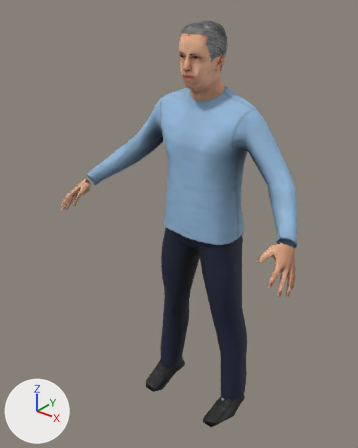
What one commit did to the glTF model public/models/people/mh_policia.glb.
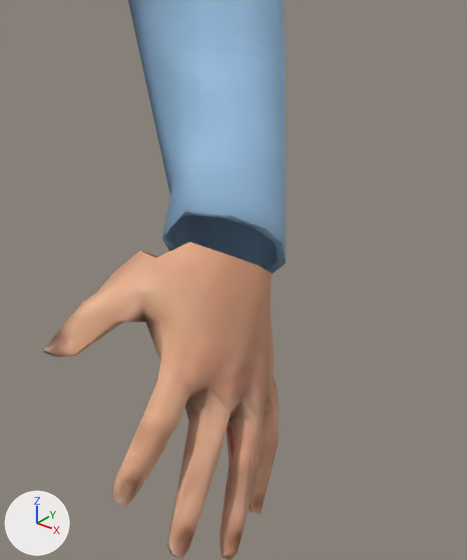
The first picture shows the older version from a camera (50 mm lens) standing at (1.214, -1.727, 2.015) and looking at (-0.059, -0.135, 1.028). The close-ups show the older and then the newer version on the part from 69% to 92% of the width and 45% to 66% of the height of that picture. Only the edits that show in the close-ups are written down. The lights are fixed; the arrows at lower left show +X, +Y and +Z.

The scene before the commit, as lines of its bpy script (objects in view):
```python
me_mh_policia = bpy.data.meshes.new('mh_policia')
me_mh_policia.from_pydata(...)  # 2960 vertices, 4866 faces; spans x -0.6..0.6, y -0.41..0.12, z 0.0..1.88
me_mh_policia.materials.append(mat_persona)
ob_cuerpo = bpy.data.objects.new('cuerpo', me_mh_policia)
ob_cuerpo.location = (0.0, 0.0, 0.0)
```
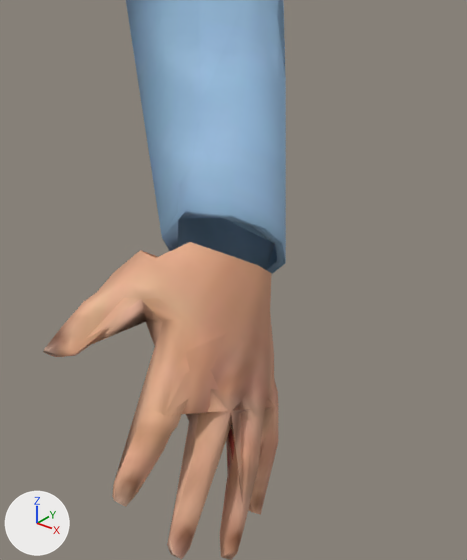
Location of each change, (x1, y1, x2, y2) in pixels of the close-ups (467 x 560 px):
'lejos', added: after (86, 0, 285, 531)

Patch to the scene script:
```diff
--- a/public/models/people/mh_policia.glb.py
+++ b/public/models/people/mh_policia.glb.py
@@ me_mh_policia_lejos @@
+me_mh_policia_lejos.from_pydata(...)  # 708 vertices, 1217 faces; spans x -0.6..0.6, y -0.41..0.11, z 0.0..1.88
+me_mh_policia_lejos.materials.append(mat_persona)
@@ ob_lejos @@
+ob_lejos = bpy.data.objects.new('lejos', me_mh_policia_lejos)
+ob_lejos.location = (0.0, 0.0, 0.0)
```
